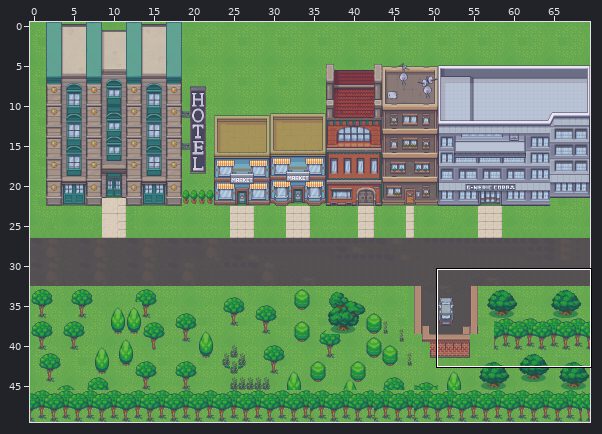
Level history. Tiled map: assets/spritesheets/intro.tmx. Above, an overview of the earlier version with the close-up marked.
Close-up. As it was:
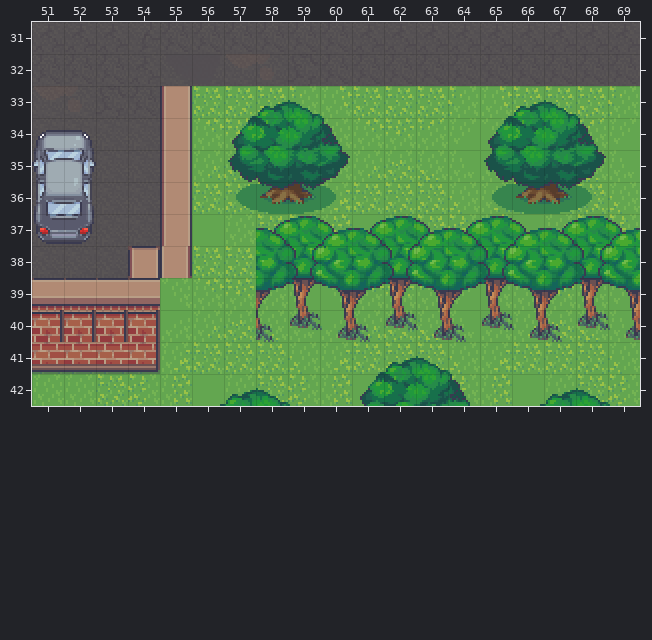
Cells are 16x16 px. Shown: x 51..69, y 31..42. The commit also changed other parts of the map, which this record leaves out.
Once edited:
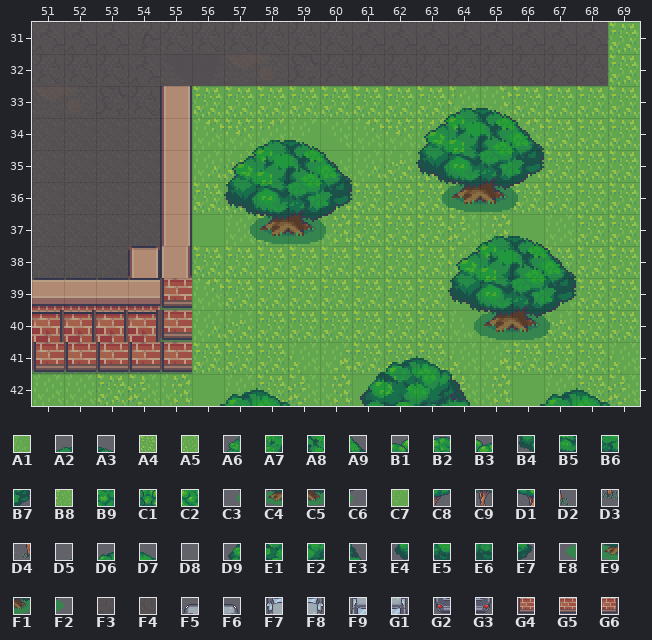
Key: from "Modern_Exteriors_Complete_Tile": A1 187, A2 331, A3 332, A4 360, A5 363, A6 506, A7 507, A8 508, A9 509, B1 555, B2 556, B3 557, B4 682, B5 683, B6 684, B7 685, B8 715, B9 731, C1 732, C2 733, C3 858, C4 859, C5 860, C6 861, C7 891, C8 907, C9 908, D1 909, D2 1083, D3 1084, D4 1085, D5 1742, D6 1743, D7 1744, D8 1745, D9 1918, E1 1919, E2 1920, E3 1921, E4 2094, E5 2095, E6 2096, E7 2097, E8 2270, E9 2271, F1 2272, F2 2273, F3 3567, F4 3743, F5 16196, F6 16197, F7 16372, F8 16373, F9 16548, G1 16549, G2 16724, G3 16725, G4 25396, G5 25399, G6 25401.
__ is an empty cell, ## one hidden under a higher layer.
Tiles replaced or removed in this view: A1, A5, B1, B2, B3, B8, B9, C1, C2, C7, C8, C9, D1, D2, D3, D4, D5, D6, D7, D8, D9, E1, E2, E3, E4, E5, E6, E7, E8, E9, F1, F2, F3, F4, F5, F6, F7, F8, F9, G1, G2, G3, G5, G6.
Changes in this commit:
Changed rows in their new state; .. is an unchanged cell.
Layer "base":
first column x 69:
33 ##
34 ##
35 ##
36 ##
Layer "buildings":
first column x 51:
31 .. .. .. .. .. .. .. .. .. .. .. .. .. .. .. .. .. .. A4
32 .. .. .. .. .. .. .. .. .. .. .. .. .. .. .. .. .. .. A4
33 .. .. .. .. .. .. .. A4 A4 A4 .. .. .. A2 A3 __ A4 .. A4
34 .. .. .. .. .. .. __ A2 A3 __ .. .. A6 A7 A8 A9 A4 A4 A4
35 .. .. .. .. .. .. A6 A7 A8 A9 .. .. B4 B5 B6 B7 A4 A4 A4
36 .. .. .. .. .. .. B4 B5 B6 B7 .. .. C3 C4 C5 C6 A4 A4 A4
37 .. .. .. .. .. .. C3 C4 C5 C6 A4 A4 A4 __ A2 A3 __ A4 A4
38 .. .. .. .. .. .. .. A4 A4 A4 A4 A4 A4 A6 A7 A8 A9 A4 A4
39 .. .. .. .. G4 .. A4 A4 A4 A4 A4 A4 A4 B4 B5 B6 B7 A4 A4
40 .. .. .. .. G4 .. .. A4 A4 A4 A4 A4 A4 C3 C4 C5 C6 A4 A4
41 G4 G4 G4 G4 G4 .. .. .. .. .. .. .. .. .. .. .. .. .. ..
Layer "car" (now hidden):
first column x 51:
34 __ __
35 __ __
36 __ __
37 __ __
Boxes around the changes in both close-ups, in picture pixels (x1, y1, x2, y2):
changed: (224, 22, 640, 342)
removed: (32, 130, 96, 244)
changed: (32, 278, 192, 374)
